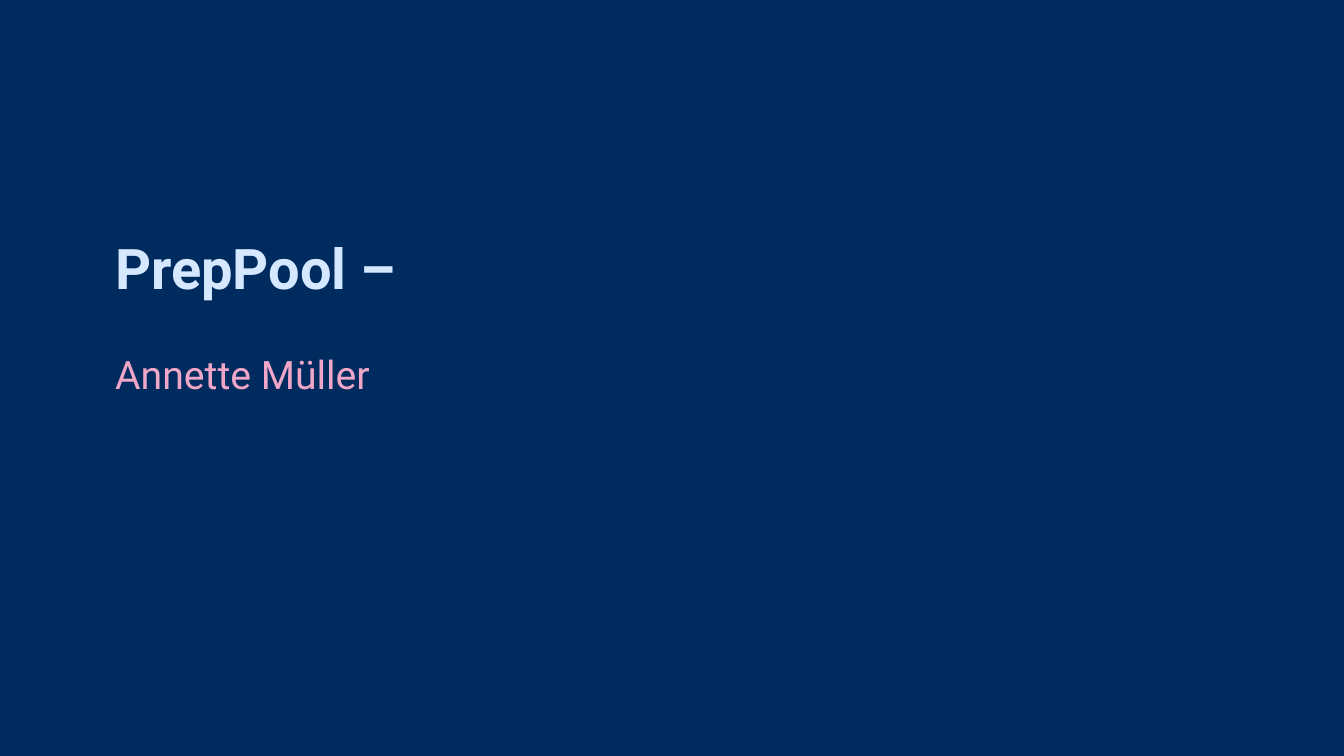
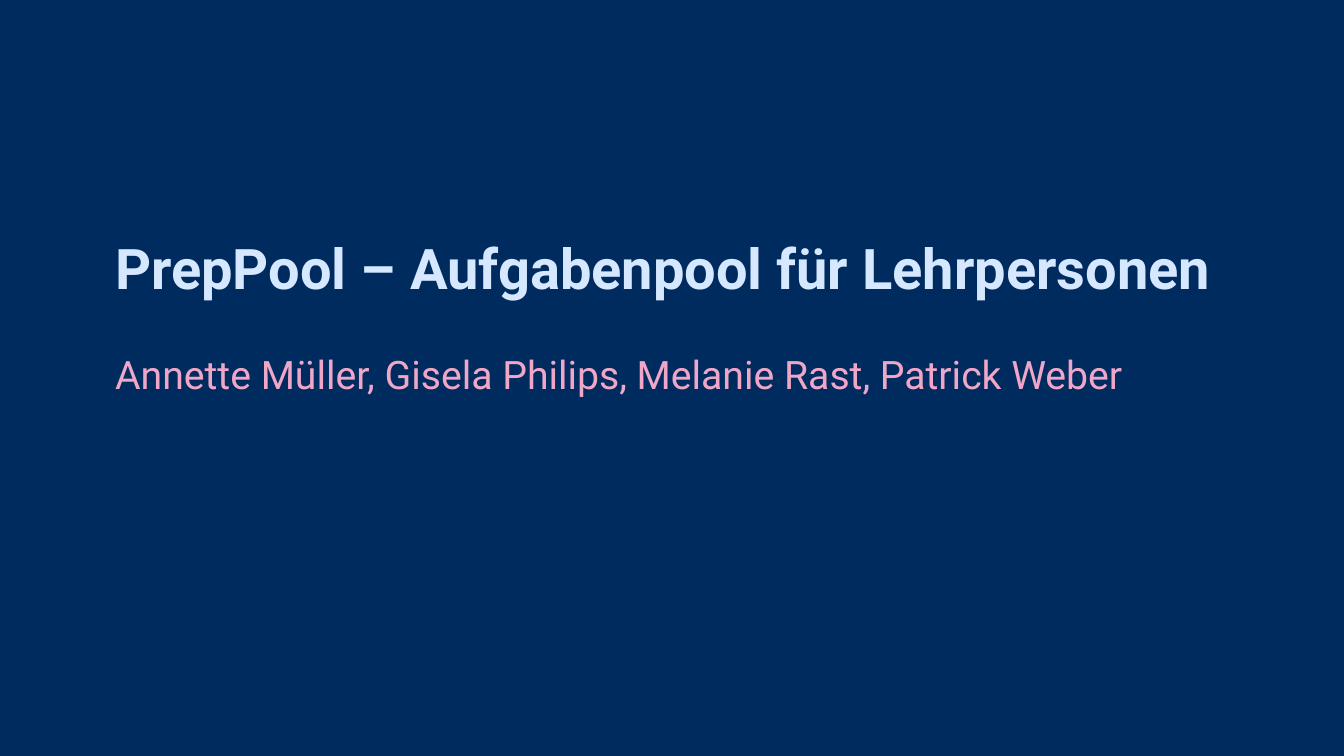
Before and after one commit to Team-42-Software-Project/Aufgabenpool, a slide deck: slide 1 of assn1/Assignment1.pptx. Drawn at 1344x756 pixels with LibreOffice and Linux fonts; fonts in the diff are those of the drawing. Boxes give left, top, right and bottom in pixels: in the first picture for what was removed or moved away, otherwise in the second. Text is boxed around its words. In the diff, an @@ line names an element or a change of style, - is before the commit and + after.

```diff
--- a/assn1/Assignment1.pptx
+++ b/assn1/Assignment1.pptx
@@ text at (115,246,1210,301): text changed @@
-PrepPool –
+PrepPool – Aufgabenpool für Lehrpersonen
@@ text at (115,359,1122,397): text changed @@
-Annette Müller
+Annette Müller, Gisela Philips, Melanie Rast, Patrick Weber
```
Also in this commit, not shown: 4 slides added, 9 slides removed.
